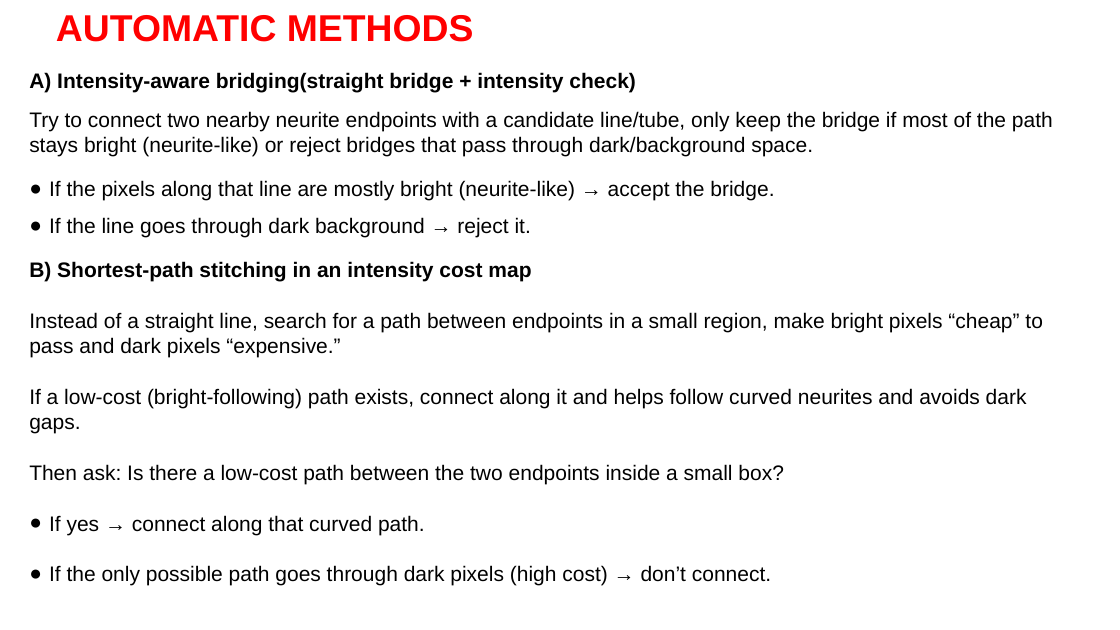
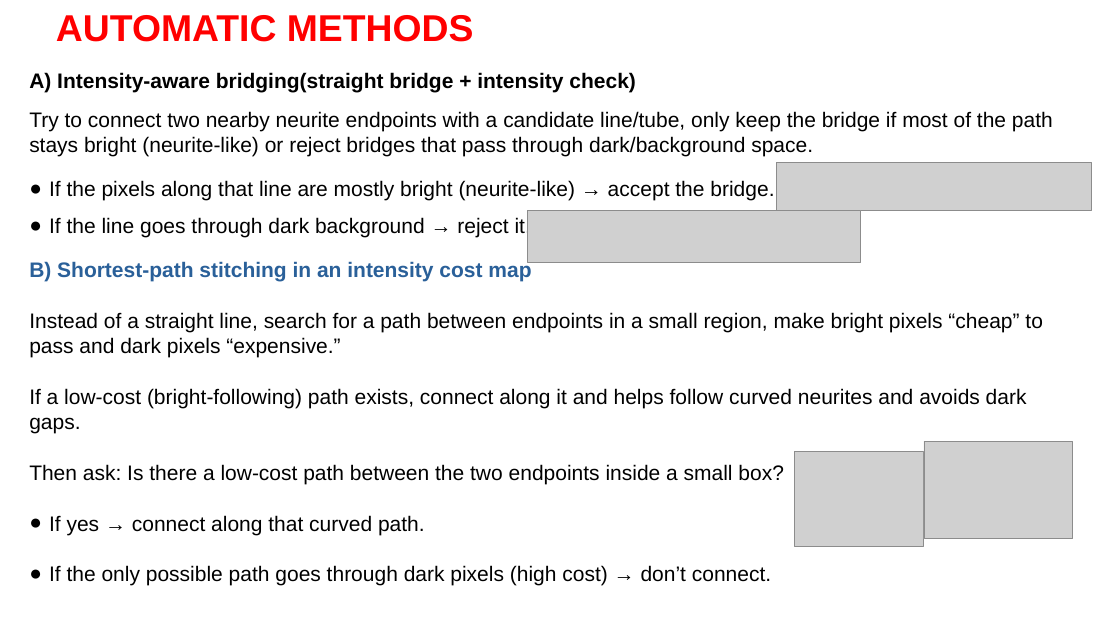
Before and after one commit to Nahuel88Ar/Lysosomes, a slide deck: slide 4 of UPDATE 5-2.pptx. Drawn at 1120x630 pixels with LibreOffice and Linux fonts; fonts in the diff are those of the drawing; grey boxes stand for pictures; background and template pictures are left out. Boxes give left, top, right and bottom in pixels: in the first picture for what was removed or moved away, otherwise in the second. Text is boxed around its words. In the diff, an @@ line names an element or a change of style, - is before the commit and + after.

```diff
--- a/UPDATE 5-2.pptx
+++ b/UPDATE 5-2.pptx
@@ picture added at bbox=[777, 162, 1092, 210] @@
@@ picture added at bbox=[528, 210, 860, 263] @@
@@ text at bbox=[29, 261, 531, 282]: text colour #000000 to #2A6099 in "B) Shortest-path stitching in an intensity cost ..." @@
@@ picture added at bbox=[924, 441, 1073, 539] @@
@@ picture added at bbox=[794, 451, 923, 546] @@
```
Also in this commit, not shown: 3 other slides changed, 2 slides added, 2 slides removed, 2 other files.
